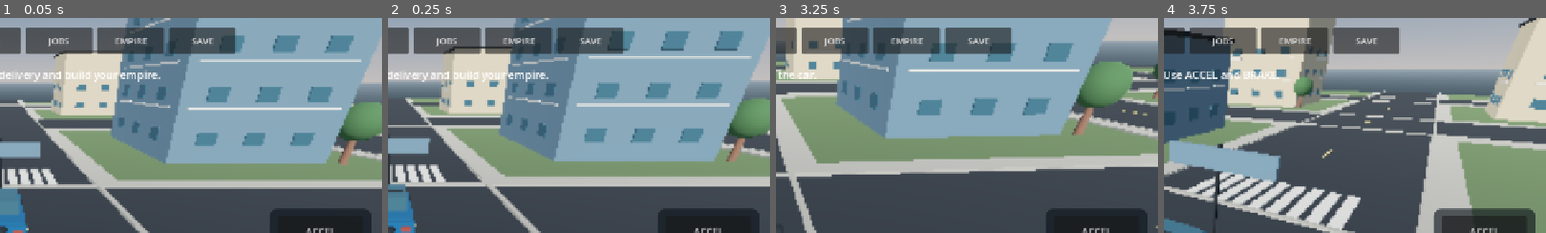
Above: before the commit, frames 1-4 (left to right).
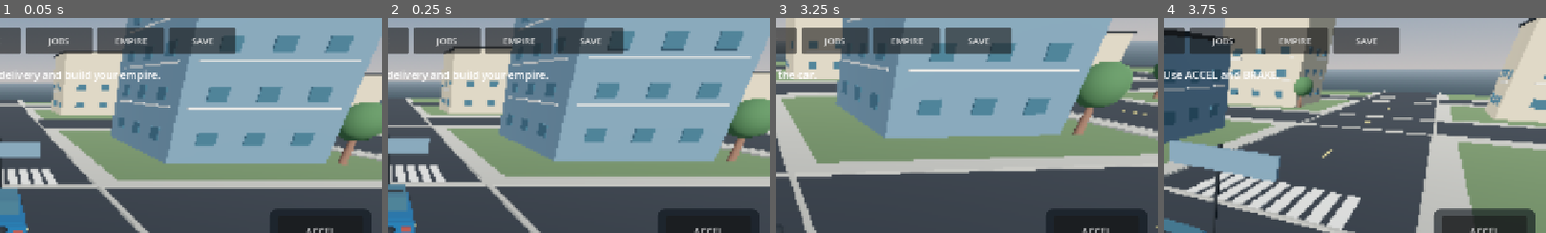
Above: after the commit, the same moments.

Repository: g82202773-coder/-blue-orbit-731
Game: Godot game, scene res://scenes/main.tscn
The game is run twice, just before and just after one commit, with the same random seed, the same clock (stepped at 60 frames per second) and the same inputs.
Inputs (mouse positions are % of the whole screen's width and height, from its top left):
- Up to frame 1 (0.05 s): no input
- Up to frame 2 (0.25 s): no input
- Up to frame 3 (3.25 s): move the mouse to (72, 45) at 0.52 s; hold D (move_right) 0.53-1.25 s; tap E (interact) at 0.6, 2.1 s; click (72, 45) at 0.67 s; drag from (30, 55) to (45, 70) at 1.27 s; move the mouse to (60, 28) at 2.02 s; hold D (move_right) 2.03-2.75 s; drag from (45, 70) to (20, 35) at 2.77 s
- Up to frame 4 (3.75 s): move the mouse to (80, 65) at 3.52 s; hold A (move_left) from 3.53 s (still down); tap E (interact) at 3.6 s
The pictures show only the part of the screen within x 50-100%, y 0-50%; the shares and areas given below are measured in that part.

The runs differ from the first frame. In frame 1, 0.9% of the frame differs, in the area x 92-100%, y 25-41%; in frame 2, 0.8%; in frame 3, 1.1%, in the area x 82-95%, y 5-23%; in frame 4, nothing differs.

Commit message:
Complete apartment portfolio display and isolate residence interior state

Diff:
--- a/scripts/main.gd
+++ b/scripts/main.gd
@@ -430,6 +430,8 @@
         return
     GameState.home_return_position = player.global_position
     GameState.inside_home = true
+    GameState.inside_shop = false
+    GameState.inside_apartment = false
     GameState.was_driving = false
     driving = false
     active_vehicle = null
@@ -511,6 +513,7 @@
     GameState.shop_return_position = player.global_position
     GameState.inside_shop = true
     GameState.inside_home = false
+    GameState.inside_apartment = false
     GameState.was_driving = false
     driving = false
     active_vehicle = null
@@ -550,7 +553,7 @@
 func _build_apartment_property() -> void:
     var exterior := Node3D.new()
     exterior.name = "RentalApartmentExterior"
-    exterior.position = Vector3(100.0, 0.0, -104.0)
+    exterior.position = Vector3(100.0, 0.0, -90.0)
     add_child(exterior)
     _static_box(exterior, Vector3(0.45, 7.6, 12.0), Vector3(-7.0, 3.8, 0.0), mats["cream"], "ApartmentWestWall")
     _static_box(exterior, Vector3(0.45, 7.6, 12.0), Vector3(7.0, 3.8, 0.0), mats["cream"], "ApartmentEastWall")
@@ -1804,7 +1807,7 @@
     if is_instance_valid(heavy_cargo_button):
         heavy_cargo_button.disabled = not GameState.can_accept_job("Heavy cargo")
     if is_instance_valid(empire_info):
-        empire_info.text = "Day %d  •  Player Level: %d\nXP: %d / %d\nWallet: ₹%d  |  Bank: ₹%d\nHome: %s\nCorner shop: %s\nShop employees: %d / 3\nShop stock: %d units\nDaily shop income: ₹%d\nMotorbike: %s\nUncollected income: ₹%d\nLifetime earnings: ₹%d\nLoan outstanding: ₹%d\nNet worth: ₹%d" % [
+        empire_info.text = "Day %d  •  Player Level: %d\nXP: %d / %d\nWallet: ₹%d  |  Bank: ₹%d\nHome: %s\nRental apartment: %s\nDaily rent: ₹%d\nUncollected rent: ₹%d\nCorner shop: %s\nShop employees: %d / 3\nShop stock: %d units\nDaily shop income: ₹%d\nMotorbike: %s\nUncollected shop income: ₹%d\nLifetime earnings: ₹%d\nLoan outstanding: ₹%d\nNet worth: ₹%d" % [
             GameState.day_number,
             GameState.player_level,
             GameState.player_xp,
@@ -1812,6 +1815,9 @@
             GameState.wallet,
             GameState.bank_balance,
             "Owned" if GameState.home_owned else "Not owned",
+            "Owned" if GameState.apartment_owned else "Not owned",
+            200 if GameState.apartment_owned else 0,
+            GameState.uncollected_apartment_rent,
             "Owned" if GameState.shop_owned else "Not owned",
             GameState.shop_employee_count,
             GameState.shop_stock_units,
